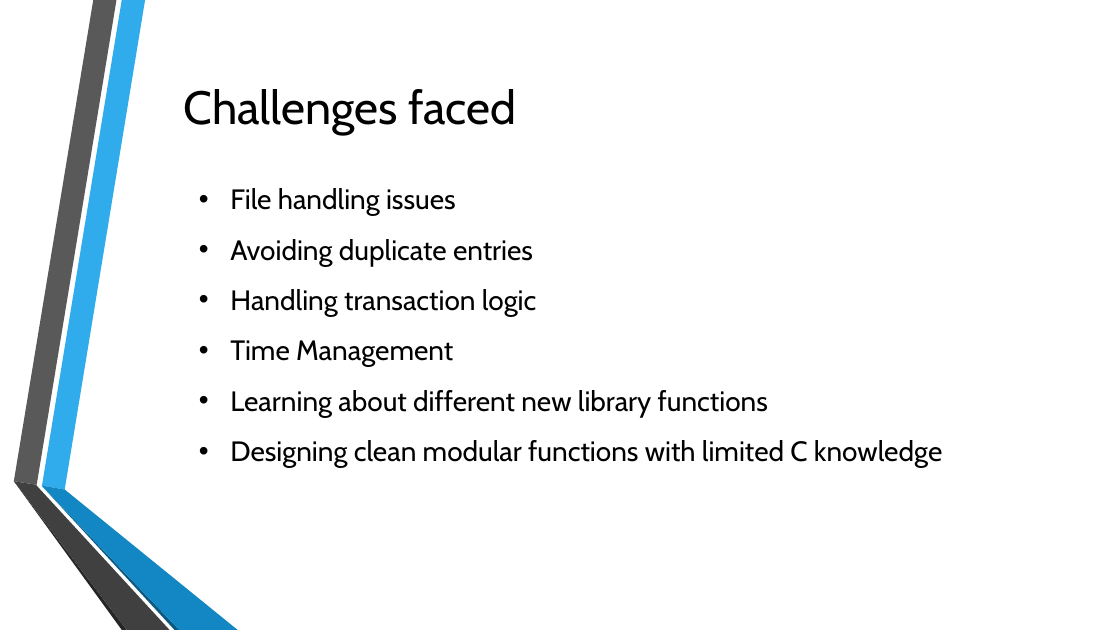
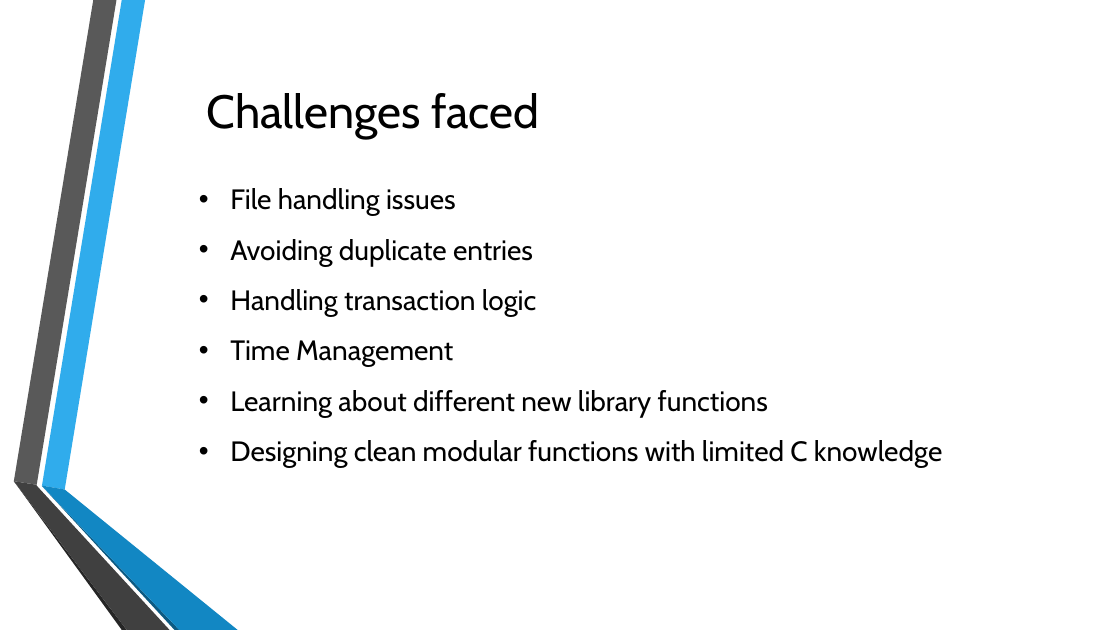
Before and after one commit to 10Rajin/Presentation, a slide deck: slide 6 of Banking Management System.pptx. Drawn at 1120x630 pixels with LibreOffice and Linux fonts; fonts in the diff are those of the drawing; background and template pictures are left out. Boxes give left, top, right and bottom in pixels: in the first picture for what was removed or moved away, otherwise in the second. Text is boxed around its words. In the diff, an @@ line names an element or a change of style, - is before the commit and + after.

```diff
--- a/Banking Management System.pptx
+++ b/Banking Management System.pptx
@@ title "Challenges faced": place and size @@
-title "Challenges faced" at [183, 89, 516, 136]
+title "Challenges faced" at [206, 93, 539, 140]
```
Also in this commit, not shown: 2 other slides changed, 2 slides added, 1 slide removed.
